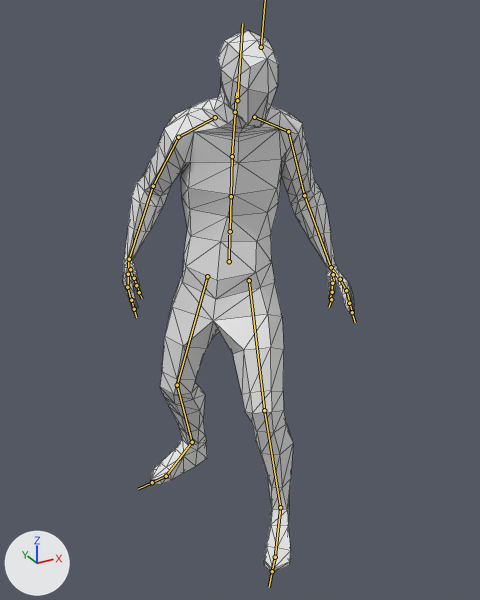
A saved change to the glTF model Meshes/Rigged Character.gltf.
Camera for both pictures: a camera (50 mm lens) standing at (-1.07, -2.028, 1.942) and looking at (0.014, -0.058, 0.957). Lighting does not change. The marker at lower left points along +X, +Y and +Z. Both versions are drawn at frame 48 of the action 'Idle'; the numbers are the values there. The bones that bend it are drawn over the model as lines. Mesh edges are drawn as thin lines.

Objects in the first picture: 'Character_Cube.002'.
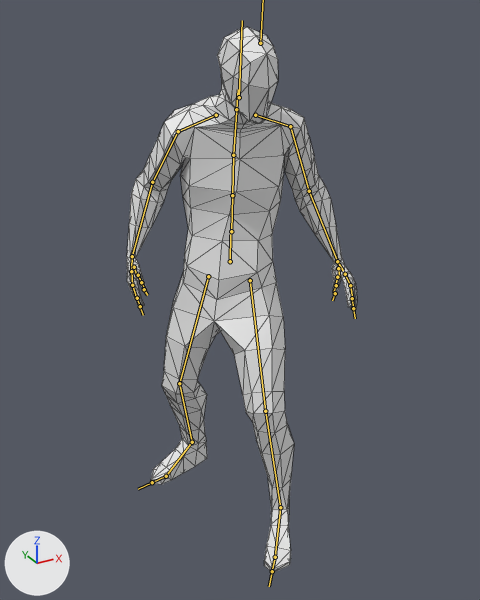
Location of each change, [x1, y1, x2, y2] in pixels of the pictures (480 x 600 px):
'Character_Cube.002', posed
    before: [123, 31, 354, 573]
    after: [127, 27, 357, 573]
bone 'mixamorig:Hips', root to tip
    before: (229, 261) to (229, 235)
    after: (230, 261) to (230, 234)
bone 'mixamorig:Spine1', root to tip
    before: (231, 196) to (232, 156)
    after: (232, 195) to (233, 155)
bone 'mixamorig:Spine2', root to tip
    before: (232, 156) to (235, 113)
    after: (233, 155) to (236, 111)
bone 'mixamorig:Neck', root to tip
    before: (235, 112) to (236, 92)
    after: (236, 109) to (238, 89)
bone 'mixamorig:LeftShoulder', root to tip
    before: (254, 117) to (288, 131)
    after: (255, 115) to (290, 126)
bone 'mixamorig:LeftArm', root to tip
    before: (288, 131) to (304, 195)
    after: (290, 126) to (309, 191)
bone 'mixamorig:LeftForeArm', root to tip
    before: (304, 195) to (331, 267)
    after: (309, 191) to (337, 261)
bone 'mixamorig:LeftHand', root to tip
    before: (331, 267) to (337, 276)
    after: (337, 261) to (343, 270)
bone 'mixamorig:RightShoulder', root to tip
    before: (215, 117) to (178, 137)
    after: (216, 115) to (178, 131)
bone 'mixamorig:RightArm', root to tip
    before: (178, 137) to (153, 186)
    after: (178, 131) to (152, 182)
bone 'mixamorig:RightForeArm', root to tip
    before: (153, 186) to (129, 259)
    after: (152, 182) to (132, 256)
bone 'mixamorig:LeftUpLeg', root to tip
    before: (249, 280) to (264, 410)
    after: (250, 280) to (265, 411)
bone 'mixamorig:RightUpLeg', root to tip
    before: (207, 276) to (177, 385)
    after: (208, 276) to (179, 383)
bone 'mixamorig:RightLeg', root to tip
    before: (177, 385) to (192, 442)
    after: (179, 383) to (192, 442)

What the commit changed:
Bone 'mixamorig:Hips' (bone_mixamorig_hips) moves from (0.01, -0.072, 0.033) to (0.009, -0.067, 0.044).
Bone 'mixamorig:Spine1' (bone_mixamorig_spine1) turns from (12, 10, 0) to (11, 9, 0) degrees about its own x, y and z.
Bone 'mixamorig:Spine2' (bone_mixamorig_spine2) turns from (12, 10, 0) to (11, 9, 0) degrees about its own x, y and z.
Bone 'mixamorig:Neck' (bone_mixamorig_neck) turns from (-4, -1, 0) to (-2, -1, 0) degrees about its own x, y and z.
Bone 'mixamorig:LeftShoulder' (bone_mixamorig_leftshoulder) turns from (8, 2, 0) to (3, 1, -3) degrees about its own x, y and z.
Bone 'mixamorig:LeftArm' (bone_mixamorig_leftarm) turns from (58, -12, -10) to (60, -10, -10) degrees about its own x, y and z.
Bone 'mixamorig:LeftForeArm' (bone_mixamorig_leftforearm) turns from (13, -1, 35) to (14, -1, 37) degrees about its own x, y and z.
Bone 'mixamorig:LeftHand' (bone_mixamorig_lefthand) turns from (-27, 15, -10) to (-20, 15, -8) degrees about its own x, y and z.
Bone 'mixamorig:RightShoulder' (bone_mixamorig_rightshoulder) turns from (11, -4, -8) to (6, -4, -5) degrees about its own x, y and z.
Bone 'mixamorig:RightArm' (bone_mixamorig_rightarm) turns from (52, 0, 33) to (55, -4, 32) degrees about its own x, y and z.
Bone 'mixamorig:RightForeArm' (bone_mixamorig_rightforearm) turns from (16, 11, -27) to (19, 9, -28) degrees about its own x, y and z.
Bone 'mixamorig:LeftUpLeg' (bone_mixamorig_leftupleg) turns from (28, -12, 7) to (26, -12, 6) degrees about its own x, y and z.
Bone 'mixamorig:RightUpLeg' (bone_mixamorig_rightupleg) turns from (6, 16, -11) to (4, 16, -11) degrees about its own x, y and z.
Bone 'mixamorig:RightLeg' (bone_mixamorig_rightleg) turns from (-37, 8, -6) to (-34, 8, -5) degrees about its own x, y and z.
